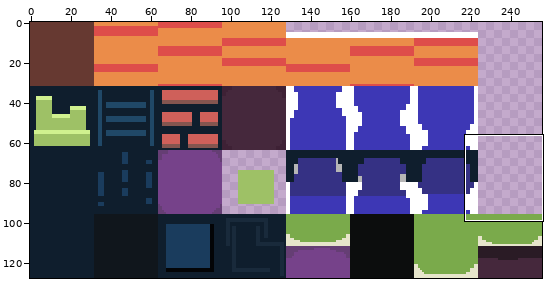
One commit to this sprite sheet: assets/tiles.png. Above: a wide view before the commit, with the close-up outlined.
Close-up. Earlier state:
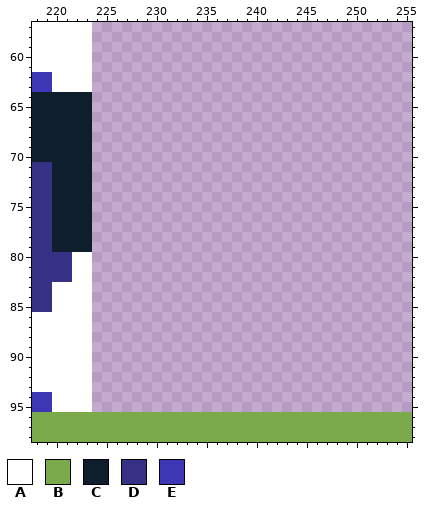
The file is 256x128 pixels. Shown: x 218..255, y 57..98.
Palette (. is transparent): A #ffffff  B #7aaa4b  C #0f1e2d  D #353184  E #3d37b5
Pixels before, first column x 218:
57 AAAAAA................................
58 AAAAAA................................
59 AAAAAA................................
60 AAAAAA................................
61 AAAAAA................................
62 EEAAAA................................
63 EEAAAA................................
64 CCCCCC................................
65 CCCCCC................................
66 CCCCCC................................
67 CCCCCC................................
68 CCCCCC................................
69 CCCCCC................................
70 CCCCCC................................
71 DDCCCC................................
72 DDCCCC................................
73 DDCCCC................................
74 DDCCCC................................
75 DDCCCC................................
76 DDCCCC................................
77 DDCCCC................................
78 DDCCCC................................
79 DDCCCC................................
80 DDDDAA................................
81 DDDDAA................................
82 DDDDAA................................
83 DDAAAA................................
84 DDAAAA................................
85 DDAAAA................................
86 AAAAAA................................
87 AAAAAA................................
88 AAAAAA................................
89 AAAAAA................................
90 AAAAAA................................
91 AAAAAA................................
92 AAAAAA................................
93 AAAAAA................................
94 EEAAAA................................
95 EEAAAA................................
96 BBBBBBBBBBBBBBBBBBBBBBBBBBBBBBBBBBBBBB
97 BBBBBBBBBBBBBBBBBBBBBBBBBBBBBBBBBBBBBB
98 BBBBBBBBBBBBBBBBBBBBBBBBBBBBBBBBBBBBBB
After the commit:
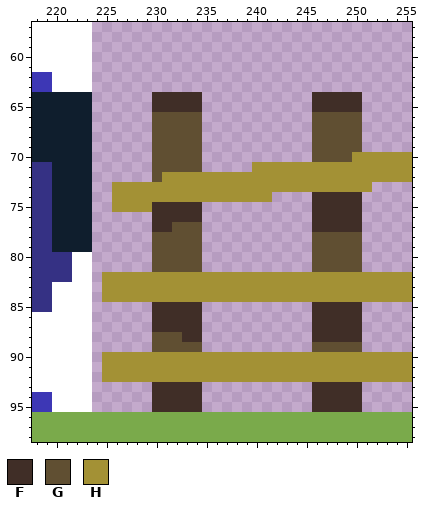
Colours new in this view: F #402e27  G #604f32  H #a39135
Changes in this commit:
Colour F is added in rows 64 to 65 at x 230 to 234 and 246 to 250; in row 74 at x 246 to 250; in rows 75 to 76 at x 230 to 234 and 246 to 250; in row 77 at x 230 to 231 and 246 to 250; in rows 85 to 87 at x 230 to 234 and 246 to 250; in row 88 at x 233 to 234 and 246 to 250.
Colour F is added in rows 93 to 95 at x 230 to 234 and 246 to 250.
Colour G is added in rows 66 to 69 at x 230 to 234 and 246 to 250; in row 70 at x 230 to 234 and 246 to 249; in row 71 at x 230 to 234; in row 72 at x 230; in row 77 at x 232 to 234; in rows 78 to 81 at x 230 to 234 and 246 to 250.
Colour G is added in row 88 at x 230 to 232; in row 89 at x 230 to 234 and 246 to 250.
Colour H is added in row 70 at x 250 to 255; in row 71 at x 240 to 255; in row 72 at x 231 to 255; in row 73 at x 226 to 251; in row 74 at x 226 to 241; in row 75 at x 226 to 229.
Colour H is added in rows 82 to 84 at x 225 to 255; in rows 90 to 92 at x 225 to 255.
Pixel boxes of the changes (left, top, right, bottom) in both close-ups:
added: (102, 92, 412, 412)
